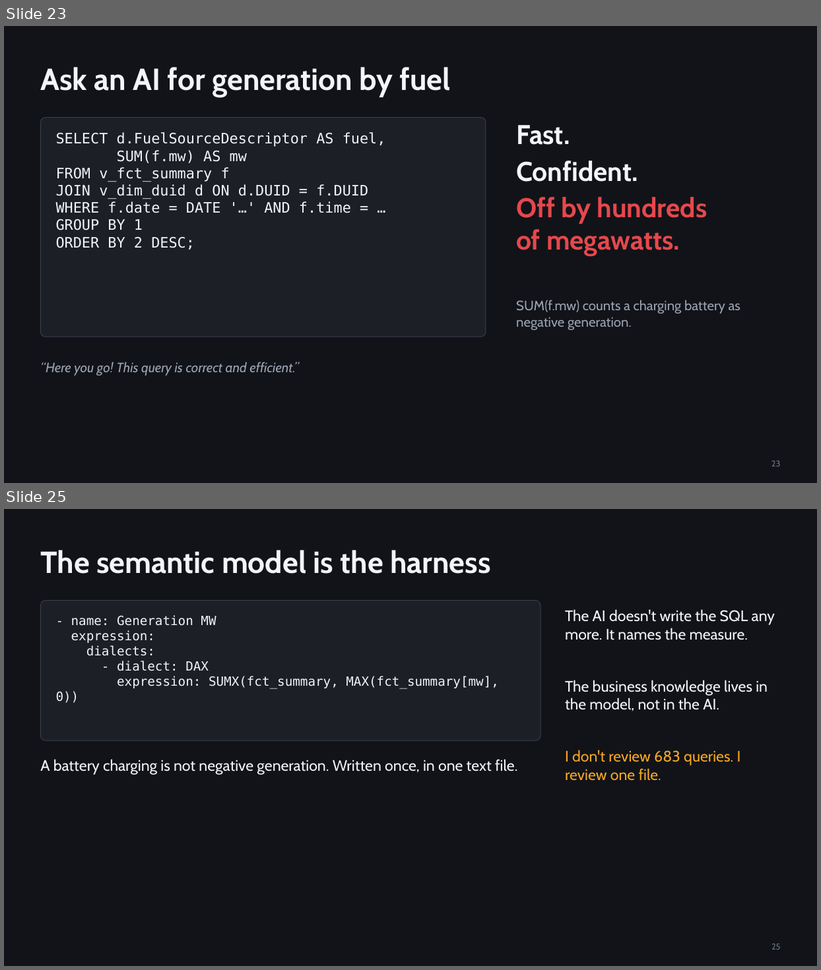
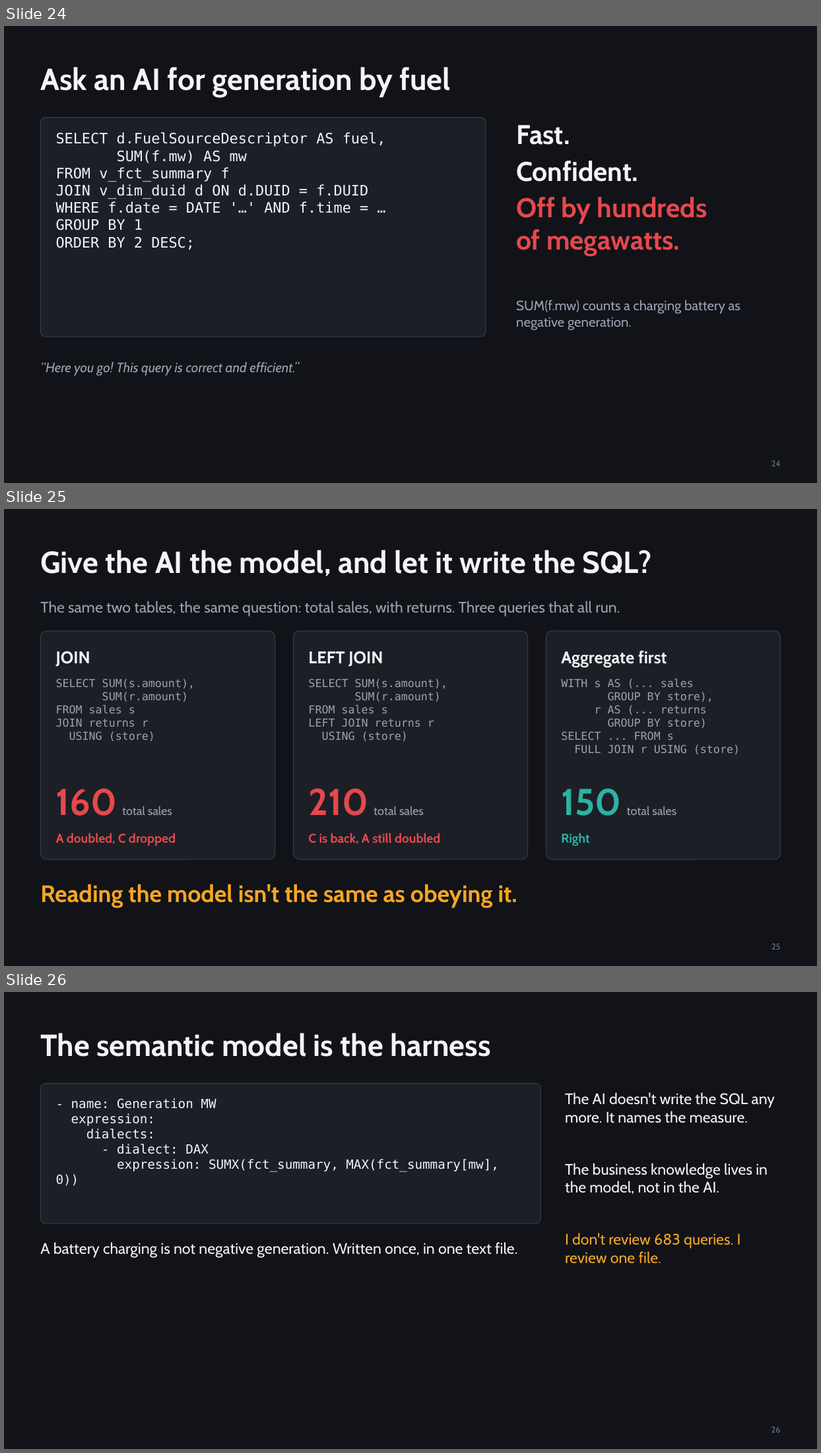
Before and after one commit to djouallah/presentations, a slide deck: analytics-as-code/analytics-as-code.pptx. Shown one above the other, each under a label of ours: slides 23 and 25 before the commit, slides 24, 25 and 26 after it; the slides between them are not shown. The pictures are 821x970 and 821x1453 pixels, drawn with LibreOffice and Linux fonts; fonts in the diff are those of the drawing. Boxes give left, top, right and bottom in pixels: in the first picture for what was removed or moved away, otherwise in the second. Text is boxed around its words. In the diff, an @@ line names an element or a change of style, - is before the commit and + after.

```diff
--- a/analytics-as-code/analytics-as-code.pptx
+++ b/analytics-as-code/analytics-as-code.pptx
@@ slide 25 added at bbox=[4, 509, 817, 966], background #111318 @@
@@ title added at bbox=[40, 550, 652, 576], 36 pt, text #F2F4F8, bold @@
+Give the AI the model, and let it write the SQL?
@@ text added at bbox=[40, 601, 620, 617], 18 pt, text #9AA3B2 @@
+The same two tables, the same question: total sales, with returns. Three queries that all run.
@@ rounded rectangle added at bbox=[40, 631, 275, 859], fill #1C1F26, outline #3A3F4B 0.75 pt @@
@@ rounded rectangle added at bbox=[293, 631, 527, 859], fill #1C1F26, outline #3A3F4B 0.75 pt @@
@@ rounded rectangle added at bbox=[547, 631, 781, 859], fill #1C1F26, outline #3A3F4B 0.75 pt @@
@@ text added at bbox=[56, 651, 90, 667], 20 pt, text #F2F4F8, bold @@
+JOIN
@@ text added at bbox=[308, 651, 383, 667], 20 pt, text #F2F4F8, bold @@
+LEFT JOIN
@@ text added at bbox=[561, 650, 667, 667], 20 pt, text #F2F4F8, bold @@
+Aggregate first
@@ text added at bbox=[56, 679, 195, 741], 13 pt, text #9AA3B2 @@
+SELECT SUM(s.amount),
+SUM(r.amount)
+FROM sales s
+JOIN returns r
+USING (store)
@@ text added at bbox=[308, 679, 448, 741], 13 pt, text #9AA3B2 @@
+SELECT SUM(s.amount),
+SUM(r.amount)
+FROM sales s
+LEFT JOIN returns r
+USING (store)
@@ text added at bbox=[561, 679, 740, 755], 13 pt, text #9AA3B2 @@
+WITH s AS (... sales
+GROUP BY store),
+r AS (... returns
+GROUP BY store)
+SELECT ... FROM s
+FULL JOIN r USING (store)
@@ text added at bbox=[56, 788, 172, 816], 14 pt, text #9AA3B2 @@
+160 total sales
@@ text added at bbox=[308, 788, 424, 816], 14 pt, text #9AA3B2 @@
+210 total sales
@@ text added at bbox=[561, 788, 677, 816], 14 pt, text #9AA3B2 @@
+150 total sales
@@ text added at bbox=[56, 833, 176, 846], 15 pt, text #E5484D, bold @@
+A doubled, C dropped
@@ text added at bbox=[308, 833, 440, 844], 15 pt, text #E5484D, bold @@
+C is back, A still doubled
@@ text added at bbox=[561, 833, 589, 846], 15 pt, text #2BB3A3, bold @@
+Right
@@ text added at bbox=[40, 885, 517, 908], 28 pt, text #F5A623, bold @@
+Reading the model isn't the same as obeying it.
@@ page number added at bbox=[772, 944, 781, 950], 10 pt, text #6B7483 @@
+25
@@ what was slide 23 is now slide 24 @@
@@ page number at bbox=[772, 461, 781, 467]: text changed @@
-23
+24
@@ what was slide 25 is now slide 26 @@
@@ page number at bbox=[772, 1427, 781, 1433]: text changed @@
-25
+26
```
Also in this commit, not shown: 1 slide changed, 4 other slides added, 4 slides removed, 5 other files.
